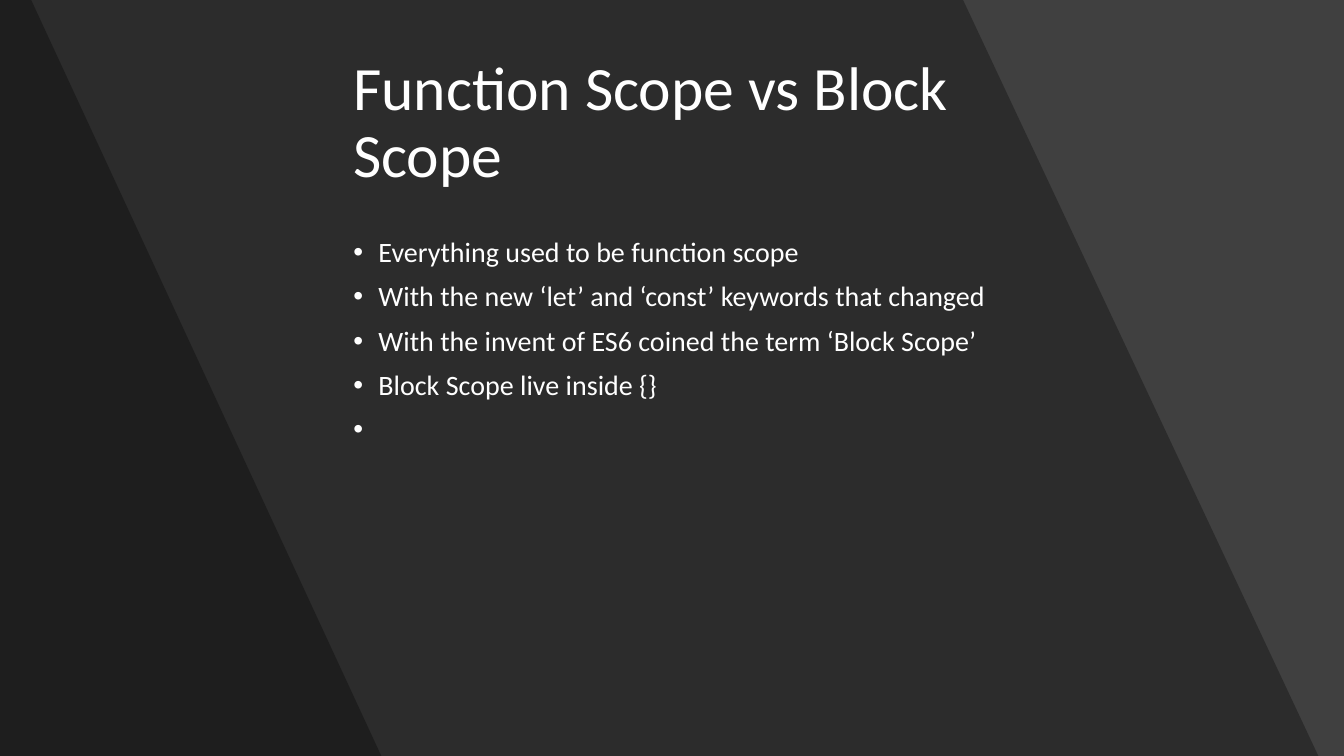
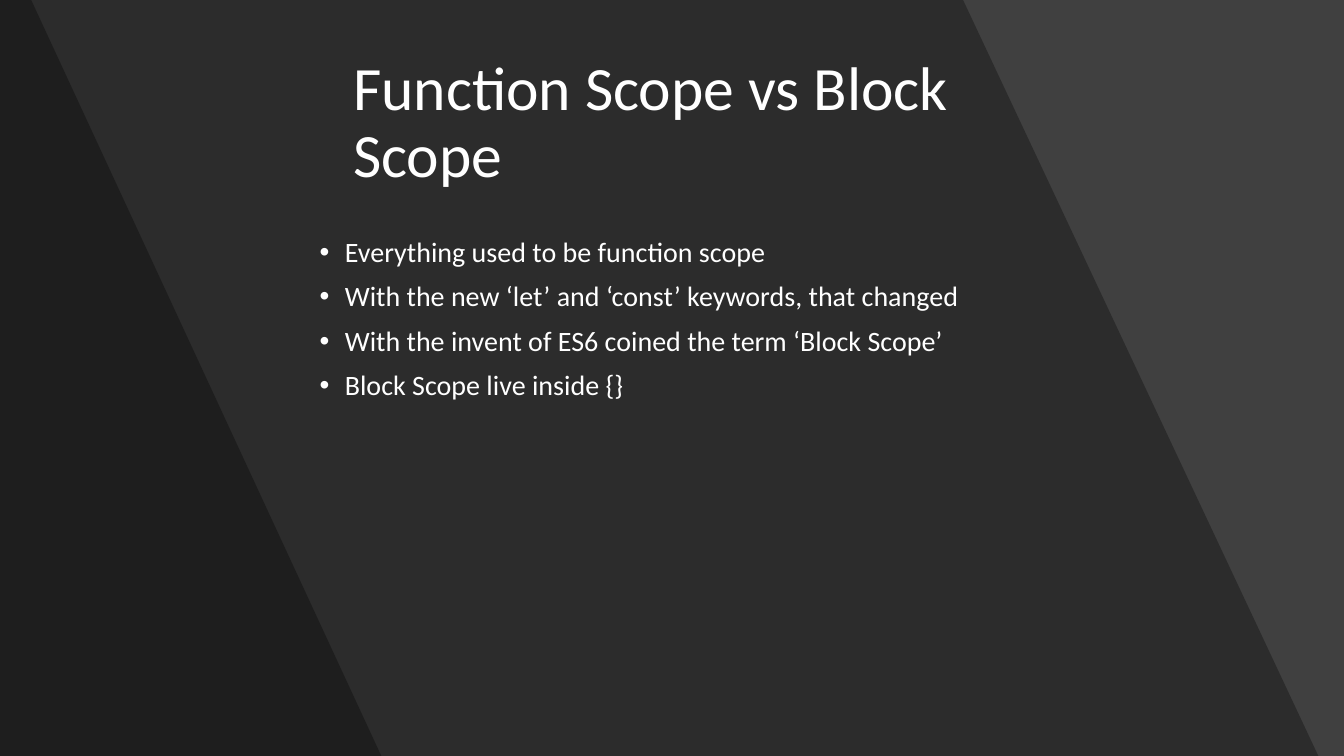
Before and after one commit to ved740/modern-js-session, a slide deck: slide 10 of Modern JavaScript.pptx (slide 9 before the commit). Drawn at 1344x756 pixels with LibreOffice and Linux fonts; fonts in the diff are those of the drawing. Boxes give left, top, right and bottom in pixels: in the first picture for what was removed or moved away, otherwise in the second. Text is boxed around its words. In the diff, an @@ line names an element or a change of style, - is before the commit and + after.

```diff
--- a/Modern JavaScript.pptx
+++ b/Modern JavaScript.pptx
@@ text "Everything used to be function ...": place and size @@
-text "Everything used to be function ..." at box(378, 242, 984, 400)
+text "Everything used to be function ..." at box(345, 242, 958, 400)
@@ text at box(345, 286, 958, 311): text changed @@
-• With the new ‘let’ and ‘const’ keywords that changed
+• With the new ‘let’ and ‘const’ keywords, that changed
```
Also in this commit, not shown: 5 other slides changed, 1 slide added, 2 other files.
